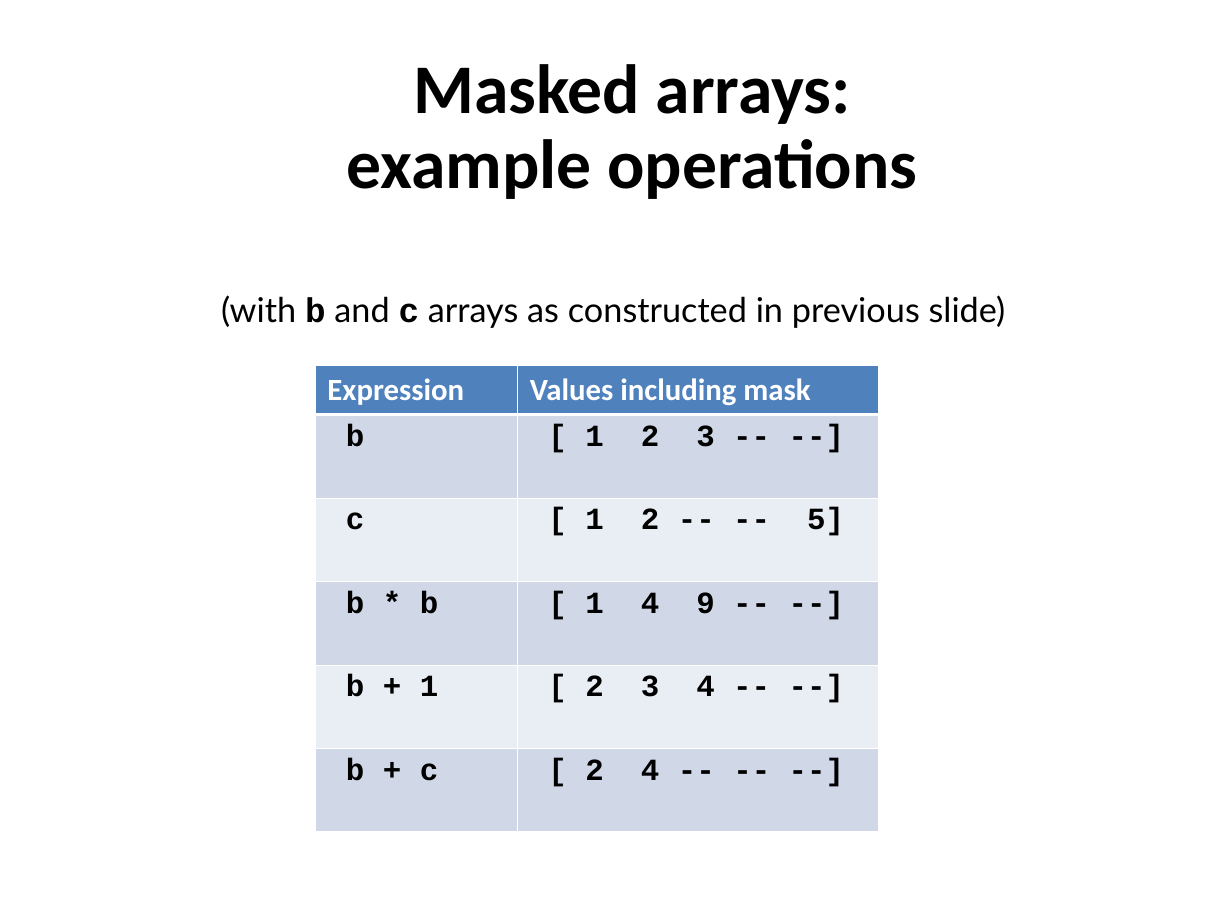
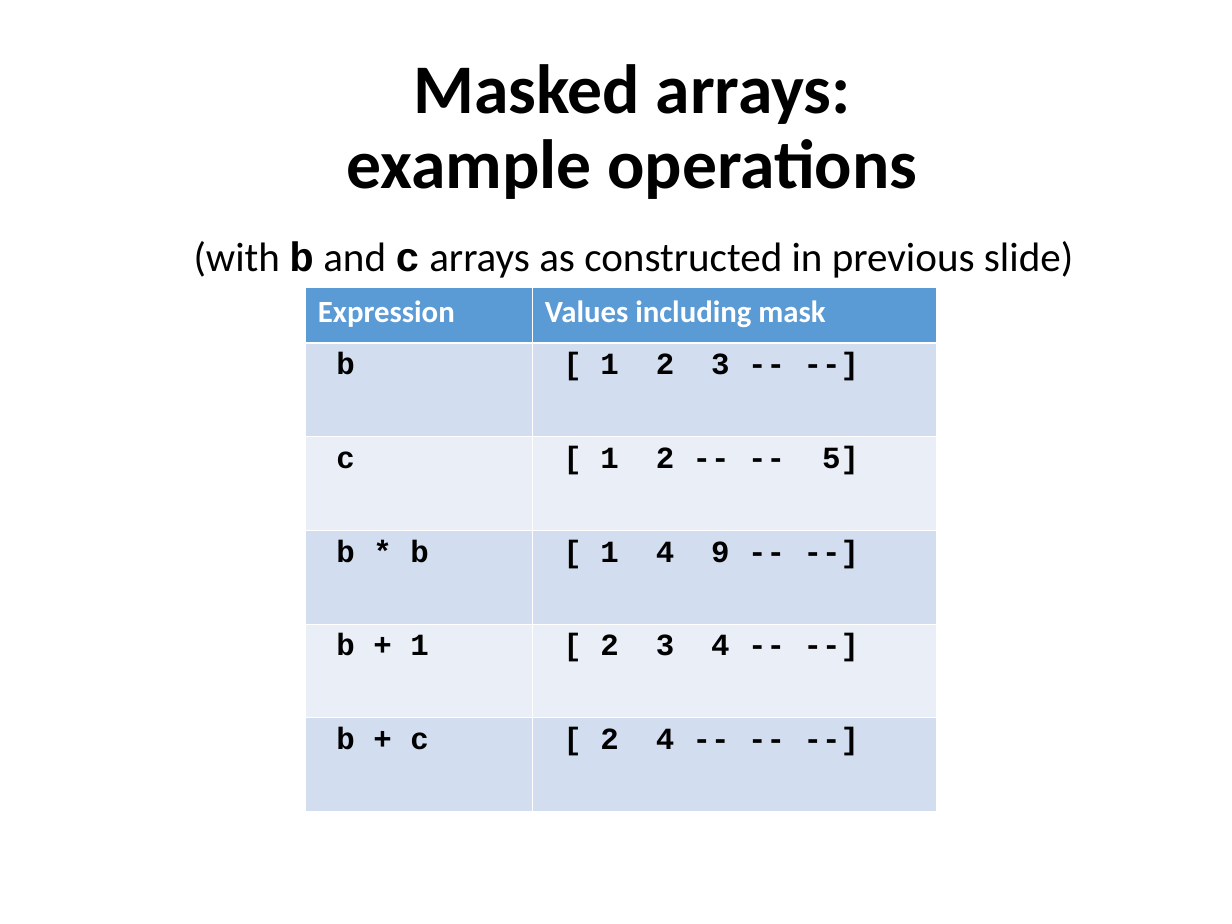
Before and after one commit to ncasuk/ncas-isc, a slide deck: slide 34 of python/presentations/handling_arrays/numpy.ppt (slide 35 before the commit). Drawn at 1232x924 pixels with LibreOffice and Linux fonts; fonts in the diff are those of the drawing; background and template pictures are left out. Boxes give left, top, right and bottom in pixels: in the first picture for what was removed or moved away, otherwise in the second. Text is boxed around its words. In the diff, an @@ line names an element or a change of style, - is before the commit and + after.

```diff
--- a/python/presentations/handling_arrays/numpy.ppt
+++ b/python/presentations/handling_arrays/numpy.ppt
@@ text "(with b and c arrays ...": place and size @@
-text "(with b and c arrays ..." at (221, 295, 1006, 328)
+text "(with b and c arrays ..." at (194, 241, 1073, 278)
@@ text "(with b and c arrays ..." at (194, 241, 1073, 278): size 20 to 24 pt, font Lato to Calibri; alignment left to centre @@
@@ table at (306, 287, 936, 811) @@
@@ fill #4F81BD to #5B9BD5 in row 1 @@
@@ fill #D0D8E8 to #D2DEEF in 6 cells @@
@@ fill #E9EDF4 to #EAEFF7 in 4 cells @@
@@ table: place and size @@
-table at (315, 365, 877, 832)
+table at (306, 287, 936, 811)
```
Also in this commit, not shown: 35 other slides changed, 1 slide removed.
